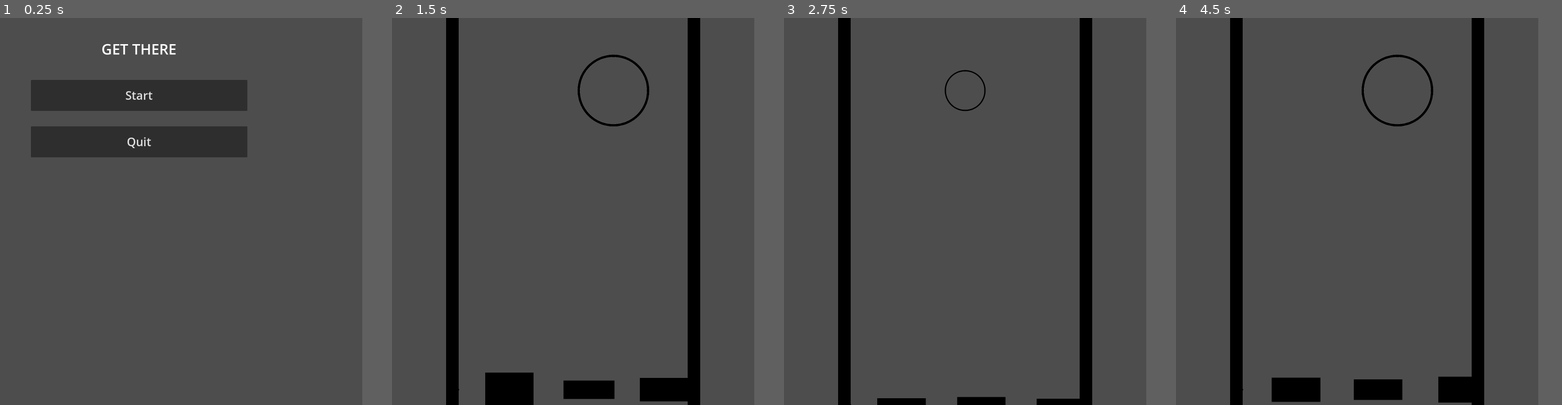
Above: before the commit, frames 1-4 (left to right).
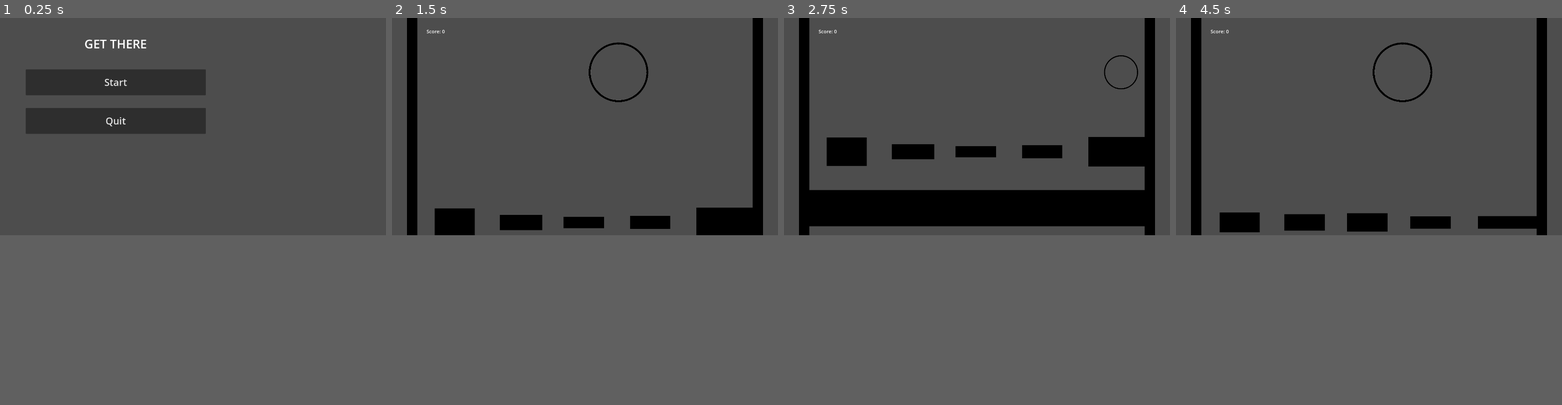
Above: after the commit, the same moments.

Repository: kylietmo/gmtk-2024-game
Game: Godot game, scene res://menus/start_screen/start_screen.tscn
Same seed, same stepped clock (60 frames per second), same inputs: the game is played once before the commit and once after it. Sound files missing from this copy of the repository are replaced by a short silence.
Inputs (mouse positions are in pixels of both pictures, inside the frame that each line leads up to):
- Up to frame 1 (0.25 s): no input
- Up to frame 2 (1.5 s): click "Start" at 0.5 s; hold D (right) from 1.28 s (still down); tap 3 (size_large) at 1.35 s
- Up to frame 3 (2.75 s): release D (right) at 2 s; click (922, 95) at 2 s, where only the run before the commit has a clickable "Try Again"
- Up to frame 4 (4.5 s): hold A (left) 2.78-3.5 s; tap 1 (size_small) at 2.85 s; click "Try Again" at 3.5 s; hold D (right) from 4.28 s (still down); tap 3 (size_large) at 4.35 s
In our replay, the window is 750x800 before the commit and 799x449 after it. These sizes can differ from the game's own. Grey fills any space a smaller window leaves; there, only what the larger window draws over its background counts as a difference.

The runs differ from the first frame. In frame 1, 9.5% of the frame differs, in the area x 6-65%, y 5-36%; in frame 2, 15%; in frame 3, 20%, in the area x 3-97%, y 0-100%; in frame 4, 14%.

Commit message:
fix: constants

Diff:
--- /dev/null
+++ b/src/barriers.gd
@@ -0,0 +1,11 @@
+extends Node2D
+
+@onready var left_wall: StaticBody2D = $LeftWall
+@onready var right_wall: StaticBody2D = $RightWall
+
+func _ready() -> void:
+	left_wall.transform.origin.x = Globals.LEFT_BARRIER_X
+	right_wall.transform.origin.x = Globals.RIGHT_BARRIER_X
+
+	left_wall.transform.origin.y = 0
+	right_wall.transform.origin.y = 0
--- a/src/game.gd
+++ b/src/game.gd
@@ -10,6 +10,9 @@
 @export var MIN_OBSTACLE_HEIGHT = 50
 @export var MAX_OBSTACLE_HEIGHT = 150
 @export var PROBABILITY_OF_GAP = 0.3
+@export var MIN_SECS_BETWEEN_SPAWNS = 1.0
+@export var MAX_SECS_BETWEEN_SPAWNS = 2.0
+
 @onready var player : Player = %Player
 
 var obstacles : Array[CharacterBody2D] = []
@@ -17,6 +20,10 @@
 var breakable_obstacle_scene = preload("res://entities/obstacle/breakable_obstacle/breakable_obstacle.tscn")
 
 const BREAKABLE_OBSTACLE_SPAWN_PROBABILITY = 0.25
+const OBSTACLE_SPAWN_OFFSET = 200
+
+var time_until_next_spawn = MIN_SECS_BETWEEN_SPAWNS
+var curr_time_between_spawns = 0.0
 
 # Called when the node enters the scene tree for the first time.
 func _ready() -> void:
@@ -25,6 +32,8 @@
 
 # Called every frame. 'delta' is the elapsed time since the previous frame.
 func _process(delta: float) -> void:
+	curr_time_between_spawns += delta
+
 	match player.current_size:
 		player.sizes.SMALL:
 			SPEED = -1200
@@ -40,6 +49,16 @@
 		if is_instance_valid(o):
 			o.position.y += delta * SPEED
 
+	# Check to see if it's time to spawn a new platform.
+	if curr_time_between_spawns >= time_until_next_spawn:
+		curr_time_between_spawns = 0.0
+		spawn_obstacle()
+		determine_time_until_next_obstacle_spawn()
+
+func determine_time_until_next_obstacle_spawn() -> void:
+	var rand = randf_range(MIN_SECS_BETWEEN_SPAWNS, MAX_SECS_BETWEEN_SPAWNS)
+	time_until_next_spawn = rand
+
 func spawn_barrier_with_gaps() -> void:
 	var in_bounds_width = Globals.IN_BOUNDS_WIDTH
 	var bounds_center_pos_x =  in_bounds_width/2
@@ -53,7 +72,7 @@
 		var start_platform_size = 5
 
 		start_platform.position.x = start_of_platform_x + (start_platform_size / 2)
-		start_platform.position.y = Globals.IN_BOUNDS_HEIGHT / 2
+		start_platform.position.y = Globals.IN_BOUNDS_HEIGHT / 2 + OBSTACLE_SPAWN_OFFSET
 		var sprite : Sprite2D = start_platform.find_child("Sprite2D")
 		var platform_sprite_width = sprite.texture.get_size().x
 		var platform_sprite_height = sprite.texture.get_size().y
@@ -77,7 +96,7 @@
 			var platform_height = randi_range(MIN_OBSTACLE_HEIGHT, MAX_OBSTACLE_HEIGHT)
 
 			platform.position.x = start_of_platform_x + (platform_width / 2)
-			platform.position.y = Globals.IN_BOUNDS_HEIGHT / 2
+			platform.position.y = Globals.IN_BOUNDS_HEIGHT / 2 + OBSTACLE_SPAWN_OFFSET
 
 			var sprite : Sprite2D = platform.find_child("Sprite2D")
 			var platform_sprite_width = sprite.texture.get_size().x
@@ -99,7 +118,7 @@
 				continue
 
 			platform.position.x = start_of_platform_x + (platform_width / 2)
-			platform.position.y = Globals.IN_BOUNDS_HEIGHT / 2
+			platform.position.y = Globals.IN_BOUNDS_HEIGHT / 2 + OBSTACLE_SPAWN_OFFSET
 
 			# TODO: add variable height
 			var sprite : Sprite2D = platform.find_child("Sprite2D")
@@ -126,7 +145,7 @@
 
 	var platform_height = randi_range(100, 200)
 
-	platform.position.y = Globals.IN_BOUNDS_HEIGHT / 2
+	platform.position.y = Globals.IN_BOUNDS_HEIGHT / 2 + OBSTACLE_SPAWN_OFFSET
 
 	var sprite : Sprite2D = platform.find_child("Sprite2D")
 	var platform_sprite_width = sprite.texture.get_size().x
@@ -142,13 +161,13 @@
 	if node is Obstacle:
 		obstacles.erase(node)
 
-func _on_spawn_threshold_area_body_entered(body: Node2D) -> void:
+
+func spawn_obstacle() -> void:
 	var rand = randf()
-	if body is Obstacle:
-		if rand <= BREAKABLE_OBSTACLE_SPAWN_PROBABILITY:
-			spawn_breakable_obstacle()
-		else:
-			spawn_barrier_with_gaps()
+	if rand <= BREAKABLE_OBSTACLE_SPAWN_PROBABILITY:
+		spawn_breakable_obstacle()
+	else:
+		spawn_barrier_with_gaps()
 
 func _on_score_area_body_exited(body: Node2D) -> void:
 	if body is Obstacle:
--- a/src/game.tscn
+++ b/src/game.tscn
@@ -1,15 +1,12 @@
-[gd_scene load_steps=10 format=3 uid="uid://da47do0euyldr"]
+[gd_scene load_steps=9 format=3 uid="uid://da47do0euyldr"]
 
 [ext_resource type="Script" path="res://game.gd" id="1_qfrmy"]
 [ext_resource type="PackedScene" uid="uid://5yjda1eg7860" path="res://entities/player/player.tscn" id="2_761th"]
+[ext_resource type="Script" path="res://barriers.gd" id="3_7qo2x"]
 [ext_resource type="PackedScene" uid="uid://bql4uh46bxh0l" path="res://entities/barrier_wall/barrier_wall.tscn" id="3_tlj01"]
 [ext_resource type="AudioStream" uid="uid://cyhlx13yryb3e" path="res://audio/get_there.mp3" id="4_ivb48"]
 [ext_resource type="Script" path="res://score_area.gd" id="5_1bc0v"]
-[ext_resource type="Script" path="res://spawn_threshold_area.gd" id="5_wdpwl"]
 [ext_resource type="Script" path="res://score.gd" id="6_8tjsl"]
-
-[sub_resource type="RectangleShape2D" id="RectangleShape2D_irenq"]
-size = Vector2(73, 39)
 
 [sub_resource type="RectangleShape2D" id="RectangleShape2D_stmys"]
 size = Vector2(77, 25)
@@ -26,40 +23,33 @@
 scale = Vector2(5, 5)
 
 [node name="Barriers" type="Node2D" parent="."]
+script = ExtResource("3_7qo2x")
 
 [node name="LeftWall" parent="Barriers" instance=ExtResource("3_tlj01")]
-position = Vector2(-500, 0)
+position = Vector2(-860, 0)
 
 [node name="RightWall" parent="Barriers" instance=ExtResource("3_tlj01")]
-position = Vector2(500, 0)
+position = Vector2(860, 0)
 
 [node name="AudioStreamPlayer2D" type="AudioStreamPlayer2D" parent="."]
 stream = ExtResource("4_ivb48")
 autoplay = true
 parameters/looping = true
 
-[node name="SpawnThresholdArea" type="Area2D" parent="."]
-position = Vector2(-72, -81)
-script = ExtResource("5_wdpwl")
-
-[node name="CollisionShape2D" type="CollisionShape2D" parent="SpawnThresholdArea"]
-position = Vector2(-426.5, 82)
-shape = SubResource("RectangleShape2D_irenq")
-
 [node name="ScoreArea" type="Area2D" parent="."]
-position = Vector2(1, -94)
+position = Vector2(-860, -205)
 script = ExtResource("5_1bc0v")
+metadata/_edit_group_ = true
 
 [node name="CollisionShape2D" type="CollisionShape2D" parent="ScoreArea"]
-position = Vector2(-501, -6.5)
 shape = SubResource("RectangleShape2D_stmys")
 
 [node name="Score" type="Label" parent="."]
 z_index = 1000
-offset_left = -444.0
-offset_top = -325.0
-offset_right = -354.0
-offset_bottom = -291.0
+offset_left = -788.0
+offset_top = -535.0
+offset_right = -698.0
+offset_bottom = -501.0
 theme_override_font_sizes/font_size = 24
 text = "Score: 0"
 horizontal_alignment = 1
@@ -67,5 +57,4 @@
 
 [connection signal="child_exiting_tree" from="." to="." method="_on_child_exiting_tree"]
 [connection signal="finished" from="AudioStreamPlayer2D" to="." method="_on_audio_stream_player_2d_finished"]
-[connection signal="body_entered" from="SpawnThresholdArea" to="." method="_on_spawn_threshold_area_body_entered"]
 [connection signal="body_exited" from="ScoreArea" to="." method="_on_score_area_body_exited"]
--- a/src/globals.gd
+++ b/src/globals.gd
@@ -1,7 +1,9 @@
 extends Node
 
-static var IN_BOUNDS_WIDTH = 952
-static var IN_BOUNDS_HEIGHT = 2000
+static var BARRIER_OFFSET = 100
+static var SCREEN_WIDTH = 1920
+static var IN_BOUNDS_WIDTH = SCREEN_WIDTH - 2 * BARRIER_OFFSET
+static var IN_BOUNDS_HEIGHT = 1080
 static var PLAYER_START_Y = -IN_BOUNDS_HEIGHT / 4
 static var LEFT_BARRIER_X = -IN_BOUNDS_WIDTH/2
 static var RIGHT_BARRIER_X = IN_BOUNDS_WIDTH/2
--- a/src/project.godot
+++ b/src/project.godot
@@ -21,9 +21,11 @@
 
 [display]
 
+window/size/viewport_width=1920
+window/size/viewport_height=1080
 window/size/resizable=false
-window/size/window_width_override=1500
-window/size/window_height_override=2000
+window/size/window_width_override=1920
+window/size/window_height_override=1080
 
 [input]
 
